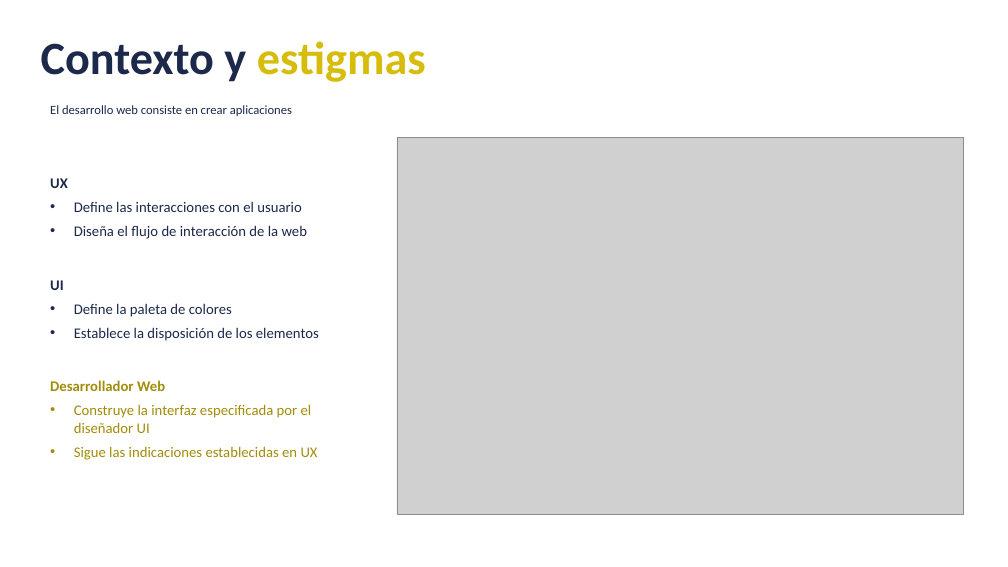
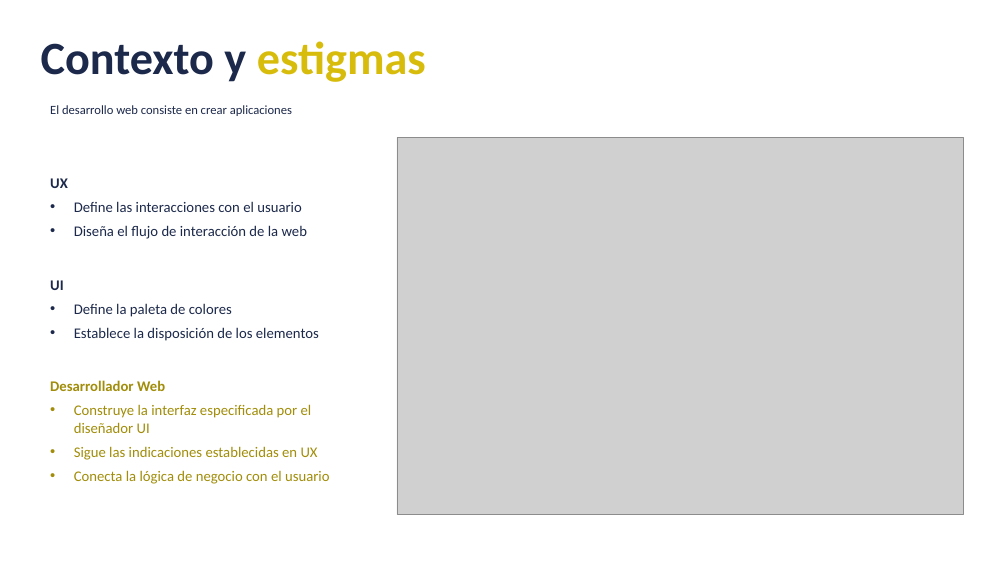
Before and after one commit to dqnid/uxcale-usal-front-presentation, a slide deck: slide 4 of AXPE_FRONT_TallerUSAL_.pptx. Drawn at 1008x567 pixels with LibreOffice and Linux fonts; fonts in the diff are those of the drawing; grey boxes stand for pictures. Boxes give left, top, right and bottom in pixels: in the first picture for what was removed or moved away, otherwise in the second. Text is boxed around its words. In the diff, an @@ line names an element or a change of style, - is before the commit and + after.

```diff
--- a/AXPE_FRONT_TallerUSAL_.pptx
+++ b/AXPE_FRONT_TallerUSAL_.pptx
@@ text at (74,470,330,484): paragraph added @@
+• Conecta la lógica de negocio con el usuario
```
Also in this commit, not shown: 3 other slides changed, 3 slides added, 1 slide removed, 13 other files.
